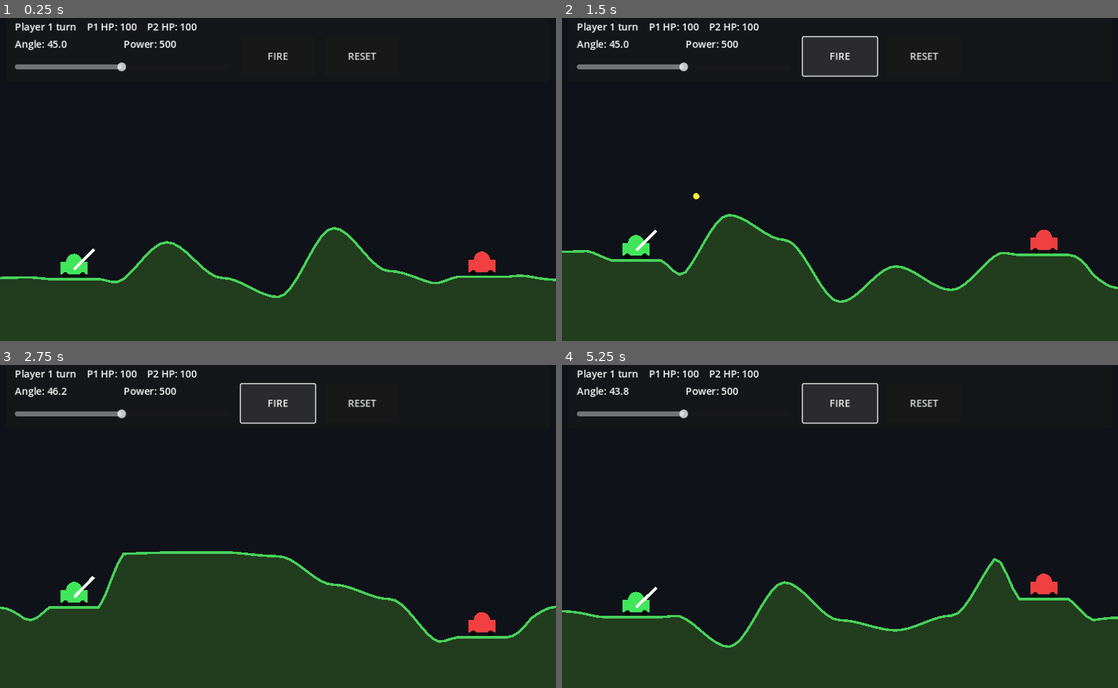
Above: before the commit, frames 1-4 (two rows, left to right).
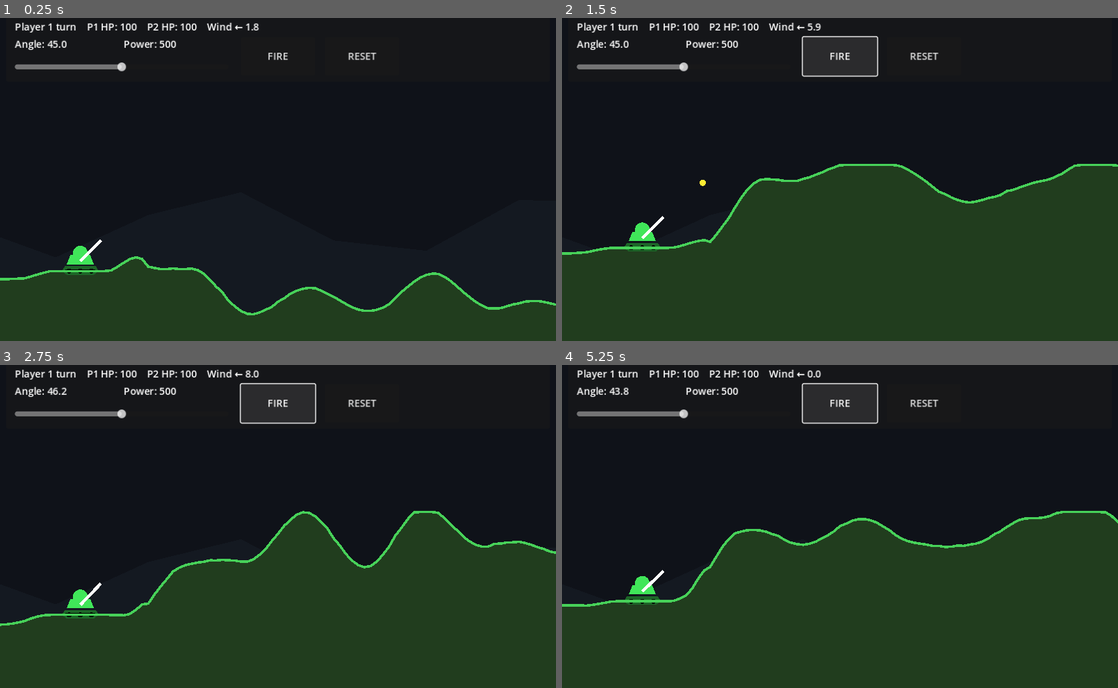
Above: after the commit, the same moments.

Repository: nwrowe/tilt-tanks
Game: Godot game, scene res://scenes/Main.tscn
Same seed, same stepped clock (60 frames per second), same inputs: the game is played once before the commit and once after it.
Inputs:
- Up to frame 1 (0.25 s): no input
- Up to frame 2 (1.5 s): click "RESET" at 0.5 s; click "FIRE" at 1.25 s
- Up to frame 3 (2.75 s): tap Enter at 2 s; hold Up from 2.03 s (still down); hold R from 2.03 s (still down)
- Up to frame 4 (5.25 s): release Up at 2.78 s; release R at 2.78 s; hold Down 2.78-3.53 s; tap R at 2.85, 4.35 s; hold R 3.53-4.28 s; hold Up 3.53-5.03 s; hold Down from 5.03 s (still down); hold R from 5.03 s (still down)

The runs differ from the first frame. In frame 1, 7.8% of the frame differs, in the area x 0-100%, y 1-93%; in frame 2, 21%, in the area x 0-100%, y 1-89%; in frame 3, 15%; in frame 4, 21%.

Commit message:
Add wind, wider map, slower explosion, and better tanks

Diff:
--- a/scripts/Main.gd
+++ b/scripts/Main.gd
@@ -8,19 +8,25 @@
 @onready var fire_button: Button = $UI/Panel/FireButton
 @onready var reset_button: Button = $UI/Panel/ResetButton
 
-const SCREEN_SIZE: Vector2 = Vector2(900, 540)
+const VIEW_SIZE: Vector2 = Vector2(900, 540)
+const WORLD_WIDTH: float = 1500.0
 const GROUND_Y: float = 460.0
 const TERRAIN_STEP: float = 10.0
-const TERRAIN_MIN_Y: float = 315.0
-const TERRAIN_MAX_Y: float = 485.0
+const TERRAIN_MIN_Y: float = 255.0
+const TERRAIN_MAX_Y: float = 500.0
 const TANK_RADIUS: float = 16.0
-const CANNON_LENGTH: float = 46.0
+const TANK_LEFT_X: float = 130.0
+const TANK_RIGHT_X: float = WORLD_WIDTH - 130.0
+const CANNON_LENGTH: float = 48.0
 const PROJECTILE_RADIUS: float = 5.0
-const EXPLOSION_RADIUS: float = 58.0
+const EXPLOSION_RADIUS: float = 62.0
 const DIRECT_HIT_RADIUS: float = 24.0
-const MAX_DAMAGE: int = 100
-const CRATER_RADIUS: float = 54.0
-const CRATER_DEPTH: float = 46.0
+const DIRECT_HIT_DAMAGE: int = 75
+const MAX_SPLASH_DAMAGE: int = 70
+const CRATER_RADIUS: float = 58.0
+const CRATER_DEPTH: float = 48.0
+const EXPLOSION_DURATION: float = 0.525
+const MAX_WIND_ACCEL: float = 85.0
 
 var rng: RandomNumberGenerator = RandomNumberGenerator.new()
 var terrain_points: Array[Vector2] = []
@@ -39,6 +45,7 @@
 var explosion_pos: Vector2 = Vector2.INF
 var explosion_timer: float = 0.0
 var game_over: bool = false
+var camera_x: float = 0.0
 
 func _ready() -> void:
 	rng.randomize()
@@ -62,27 +69,31 @@
 		if explosion_timer <= 0.0:
 			explosion_pos = Vector2.INF
 
+	_update_camera(delta)
 	_update_ui()
 	queue_redraw()
 
 func _generate_random_terrain() -> void:
 	terrain_points.clear()
 
-	var control_spacing: float = 90.0
+	var control_spacing: float = rng.randf_range(65.0, 115.0)
 	var control_points: Array[Vector2] = []
-	var control_count: int = int(ceil(SCREEN_SIZE.x / control_spacing)) + 2
+	var control_count: int = int(ceil(WORLD_WIDTH / control_spacing)) + 2
+	var previous_y: float = rng.randf_range(360.0, 455.0)
 
 	for i: int in range(control_count):
 		var x: float = float(i) * control_spacing
-		var y: float = rng.randf_range(TERRAIN_MIN_Y, TERRAIN_MAX_Y)
-
-		# Keep the tank spawn edges somewhat playable.
-		if x < 180.0 or x > SCREEN_SIZE.x - 180.0:
-			y = rng.randf_range(390.0, 455.0)
+		var slope_kick: float = rng.randf_range(-95.0, 95.0)
+		var y: float = clampf(previous_y + slope_kick, TERRAIN_MIN_Y, TERRAIN_MAX_Y)
+
+		# Keep the tank spawn edges somewhat playable, but allow the middle to get rougher.
+		if x < 210.0 or x > WORLD_WIDTH - 210.0:
+			y = rng.randf_range(385.0, 455.0)
 
 		control_points.append(Vector2(x, y))
-
-	var point_count: int = int(SCREEN_SIZE.x / TERRAIN_STEP) + 1
+		previous_y = y
+
+	var point_count: int = int(WORLD_WIDTH / TERRAIN_STEP) + 1
 	for i: int in range(point_count):
 		var x: float = float(i) * TERRAIN_STEP
 		var control_index: int = mini(int(floor(x / control_spacing)), control_points.size() - 2)
@@ -91,10 +102,15 @@
 		var t: float = clampf((x - left.x) / (right.x - left.x), 0.0, 1.0)
 		var smooth_t: float = t * t * (3.0 - 2.0 * t)
 		var y: float = lerpf(left.y, right.y, smooth_t)
-		terrain_points.append(Vector2(x, y))
-
-	_flatten_spawn_area(120.0, 42.0)
-	_flatten_spawn_area(780.0, 42.0)
+
+		# Add subtle small-scale roughness away from spawns.
+		if x > 230.0 and x < WORLD_WIDTH - 230.0:
+			y += 10.0 * sin(x * 0.035 + rng.randf_range(-0.15, 0.15))
+
+		terrain_points.append(Vector2(x, clampf(y, TERRAIN_MIN_Y, TERRAIN_MAX_Y)))
+
+	_flatten_spawn_area(TANK_LEFT_X, 48.0)
+	_flatten_spawn_area(TANK_RIGHT_X, 48.0)
 	_refresh_terrain_line()
 	_place_tanks_on_terrain()
 
@@ -116,8 +132,8 @@
 		var dist: float = absf(point.x - center_x)
 		if dist <= half_width:
 			point.y = flat_y
-		elif dist <= half_width + 35.0:
-			var blend: float = (dist - half_width) / 35.0
+		elif dist <= half_width + 40.0:
+			var blend: float = (dist - half_width) / 40.0
 			point.y = lerpf(flat_y, point.y, blend)
 		terrain_points[i] = point
 
@@ -127,8 +143,8 @@
 		terrain.add_point(point)
 
 func _place_tanks_on_terrain() -> void:
-	tank_positions[0] = Vector2(120.0, _ground_y_at_x(120.0) - TANK_RADIUS)
-	tank_positions[1] = Vector2(780.0, _ground_y_at_x(780.0) - TANK_RADIUS)
+	tank_positions[0] = Vector2(TANK_LEFT_X, _ground_y_at_x(TANK_LEFT_X) - TANK_RADIUS)
+	tank_positions[1] = Vector2(TANK_RIGHT_X, _ground_y_at_x(TANK_RIGHT_X) - TANK_RADIUS)
 
 func _ground_y_at_x(x: float) -> float:
 	if terrain_points.is_empty():
@@ -191,13 +207,13 @@
 		_explode(Vector2(projectile_pos.x, ground_y))
 		return
 
-	if projectile_pos.x < -100.0 or projectile_pos.x > SCREEN_SIZE.x + 100.0 or projectile_pos.y > SCREEN_SIZE.y + 150.0:
+	if projectile_pos.x < -100.0 or projectile_pos.x > WORLD_WIDTH + 100.0 or projectile_pos.y > VIEW_SIZE.y + 160.0:
 		_explode(projectile_pos)
 
 func _explode(pos: Vector2) -> void:
 	projectile_active = false
 	explosion_pos = pos
-	explosion_timer = 0.35
+	explosion_timer = EXPLOSION_DURATION
 
 	_apply_crater(pos)
 	_apply_explosion_damage(pos)
@@ -212,11 +228,11 @@
 	for player: int in range(2):
 		var dist: float = pos.distance_to(tank_positions[player])
 		if dist <= DIRECT_HIT_RADIUS:
-			tank_health[player] = 0
+			tank_health[player] = maxi(0, tank_health[player] - DIRECT_HIT_DAMAGE)
 		elif dist <= EXPLOSION_RADIUS:
 			var normalized: float = (dist - DIRECT_HIT_RADIUS) / (EXPLOSION_RADIUS - DIRECT_HIT_RADIUS)
-			var damage_float: float = float(MAX_DAMAGE) * pow(1.0 - normalized, 1.35)
-			var damage: int = maxi(8, int(round(damage_float)))
+			var damage_float: float = float(MAX_SPLASH_DAMAGE) * pow(1.0 - normalized, 1.35)
+			var damage: int = maxi(6, int(round(damage_float)))
 			tank_health[player] = maxi(0, tank_health[player] - damage)
 
 func _apply_crater(pos: Vector2) -> void:
@@ -227,7 +243,7 @@
 			var normalized_x: float = dx / CRATER_RADIUS
 			var bowl: float = sqrt(maxf(0.0, 1.0 - normalized_x * normalized_x))
 			var target_y: float = pos.y + CRATER_DEPTH * bowl
-			point.y = clampf(maxf(point.y, target_y), TERRAIN_MIN_Y, SCREEN_SIZE.y + 80.0)
+			point.y = clampf(maxf(point.y, target_y), TERRAIN_MIN_Y, VIEW_SIZE.y + 80.0)
 			terrain_points[i] = point
 
 	_refresh_terrain_line()
@@ -237,6 +253,7 @@
 	angle_deg = 45.0
 	power = 500.0
 	power_slider.value = power
+	wind = rng.randf_range(-MAX_WIND_ACCEL, MAX_WIND_ACCEL)
 	tank_health = [100, 100]
 	projectile_active = false
 	projectile_pos = Vector2.ZERO
@@ -245,21 +262,42 @@
 	explosion_timer = 0.0
 	game_over = false
 	_generate_random_terrain()
+	camera_x = _camera_target_x()
+
+func _update_camera(delta: float) -> void:
+	var target: float = _camera_target_x()
+	camera_x = lerpf(camera_x, target, clampf(delta * 4.0, 0.0, 1.0))
+
+func _camera_target_x() -> float:
+	var focus_x: float = tank_positions[current_player].x
+	if projectile_active:
+		focus_x = projectile_pos.x
+	elif explosion_timer > 0.0 and explosion_pos != Vector2.INF:
+		focus_x = explosion_pos.x
+
+	return clampf(focus_x - VIEW_SIZE.x * 0.5, 0.0, WORLD_WIDTH - VIEW_SIZE.x)
+
+func _world_to_screen(world_point: Vector2) -> Vector2:
+	return Vector2(world_point.x - camera_x, world_point.y)
 
 func _update_ui() -> void:
 	angle_label.text = "Angle: %.1f" % angle_deg
 	power_label.text = "Power: %.0f" % power
 
+	var wind_arrow: String = "→" if wind > 0.0 else "←"
+	var wind_speed: float = absf(wind) / MAX_WIND_ACCEL * 10.0
+	var wind_text: String = "Wind %s %.1f" % [wind_arrow, wind_speed]
+
 	if game_over:
 		var winner: int = 1 if tank_health[0] <= 0 else 0
-		status_label.text = "Player %d wins!  P1 HP: %d  P2 HP: %d" % [winner + 1, tank_health[0], tank_health[1]]
+		status_label.text = "Player %d wins!  P1 HP: %d  P2 HP: %d    %s" % [winner + 1, tank_health[0], tank_health[1], wind_text]
 	else:
-		status_label.text = "Player %d turn    P1 HP: %d    P2 HP: %d" % [current_player + 1, tank_health[0], tank_health[1]]
+		status_label.text = "Player %d turn    P1 HP: %d    P2 HP: %d    %s" % [current_player + 1, tank_health[0], tank_health[1], wind_text]
 
 func _draw() -> void:
 	# Sky/background
-	draw_rect(Rect2(Vector2.ZERO, SCREEN_SIZE), Color(0.06, 0.07, 0.10), true)
-
+	draw_rect(Rect2(Vector2.ZERO, VIEW_SIZE), Color(0.06, 0.07, 0.10), true)
+	_draw_distant_mountains()
 	_draw_ground_fill()
 
 	# Tanks
@@ -267,7 +305,7 @@
 	_draw_tank(1, Color(0.95, 0.25, 0.25))
 
 	# Active cannon
-	var base: Vector2 = tank_positions[current_player]
+	var base: Vector2 = _world_to_screen(tank_positions[current_player])
 	var facing: float = 1.0 if current_player == 0 else -1.0
 	var rad: float = deg_to_rad(angle_deg)
 	var tip: Vector2 = base + Vector2(facing * CANNON_LENGTH * cos(rad), -CANNON_LENGTH * sin(rad))
@@ -275,28 +313,77 @@
 
 	# Projectile
 	if projectile_active:
-		draw_circle(projectile_pos, PROJECTILE_RADIUS, Color(1.0, 0.92, 0.2))
+		draw_circle(_world_to_screen(projectile_pos), PROJECTILE_RADIUS, Color(1.0, 0.92, 0.2))
 
 	# Explosion flash
 	if explosion_timer > 0.0 and explosion_pos != Vector2.INF:
-		var t: float = explosion_timer / 0.35
-		draw_circle(explosion_pos, EXPLOSION_RADIUS * (1.0 - 0.25 * t), Color(1.0, 0.55, 0.1, 0.55))
+		var elapsed_ratio: float = 1.0 - explosion_timer / EXPLOSION_DURATION
+		var center: Vector2 = _world_to_screen(explosion_pos)
+		var outer_radius: float = EXPLOSION_RADIUS * (0.55 + 0.65 * elapsed_ratio)
+		var inner_radius: float = outer_radius * 0.48
+		draw_circle(center, outer_radius, Color(1.0, 0.42, 0.06, 0.42 * (1.0 - elapsed_ratio)))
+		draw_circle(center, inner_radius, Color(1.0, 0.88, 0.20, 0.75 * (1.0 - elapsed_ratio)))
+		for i: int in range(8):
+			var a: float = TAU * float(i) / 8.0
+			var ray_end: Vector2 = center + Vector2(cos(a), sin(a)) * outer_radius * 1.15
+			draw_line(center, ray_end, Color(1.0, 0.75, 0.15, 0.45 * (1.0 - elapsed_ratio)), 2.0)
+
+func _draw_distant_mountains() -> void:
+	var offset: float = camera_x * 0.18
+	var points: PackedVector2Array = PackedVector2Array()
+	points.append(Vector2(-60.0, VIEW_SIZE.y))
+	for i: int in range(9):
+		var x: float = float(i) * 150.0 - fmod(offset, 150.0) - 60.0
+		var y: float = 350.0 + 55.0 * sin(float(i) * 1.7)
+		points.append(Vector2(x, y))
+	points.append(Vector2(VIEW_SIZE.x + 60.0, VIEW_SIZE.y))
+	draw_colored_polygon(points, Color(0.08, 0.10, 0.13))
 
 func _draw_ground_fill() -> void:
 	if terrain_points.is_empty():
 		return
 
 	var polygon: PackedVector2Array = PackedVector2Array()
-	polygon.append(Vector2(0.0, SCREEN_SIZE.y + 100.0))
+	polygon.append(Vector2(0.0, VIEW_SIZE.y + 100.0))
 	for point: Vector2 in terrain_points:
-		polygon.append(point)
-	polygon.append(Vector2(SCREEN_SIZE.x, SCREEN_SIZE.y + 100.0))
-	draw_colored_polygon(polygon, Color(0.13, 0.24, 0.12))
+		var screen_point: Vector2 = _world_to_screen(point)
+		if screen_point.x >= -20.0 and screen_point.x <= VIEW_SIZE.x + 20.0:
+			polygon.append(screen_point)
+	polygon.append(Vector2(VIEW_SIZE.x, VIEW_SIZE.y + 100.0))
+
+	if polygon.size() >= 3:
+		draw_colored_polygon(polygon, Color(0.13, 0.24, 0.12))
 
 func _draw_tank(index: int, color: Color) -> void:
-	var pos: Vector2 = tank_positions[index]
-	var body: Rect2 = Rect2(pos + Vector2(-22, -12), Vector2(44, 20))
-	draw_rect(body, color, true)
-	draw_circle(pos + Vector2(0, -12), 13.0, color)
-	draw_circle(pos + Vector2(-14, 10), 5.0, Color.BLACK)
-	draw_circle(pos + Vector2(14, 10), 5.0, Color.BLACK)
+	var pos: Vector2 = _world_to_screen(tank_positions[index])
+	var facing: float = 1.0 if index == 0 else -1.0
+
+	# Tread base
+	var tread_points: PackedVector2Array = PackedVector2Array([
+		pos + Vector2(-25, 8),
+		pos + Vector2(25, 8),
+		pos + Vector2(30, 16),
+		pos + Vector2(22, 22),
+		pos + Vector2(-22, 22),
+		pos + Vector2(-30, 16),
+	])
+	draw_colored_polygon(tread_points, Color(color.r * 0.45, color.g * 0.45, color.b * 0.45))
+	draw_line(pos + Vector2(-24, 15), pos + Vector2(24, 15), Color.BLACK, 3.0)
+
+	# Tank body and turret.
+	var body_points: PackedVector2Array = PackedVector2Array([
+		pos + Vector2(-22, 5),
+		pos + Vector2(22, 5),
+		pos + Vector2(16, -10),
+		pos + Vector2(-16, -10),
+	])
+	draw_colored_polygon(body_points, color)
+	draw_circle(pos + Vector2(0, -13), 12.0, color)
+
+	# Stub barrel on inactive tanks so they still read as tanks.
+	if index != current_player or game_over:
+		draw_line(pos + Vector2(facing * 6.0, -15.0), pos + Vector2(facing * 38.0, -21.0), Color.WHITE, 4.0)
+
+	# Tread wheels.
+	for wheel_x: float in [-18.0, 0.0, 18.0]:
+		draw_circle(pos + Vector2(wheel_x, 16), 4.0, Color.BLACK)
